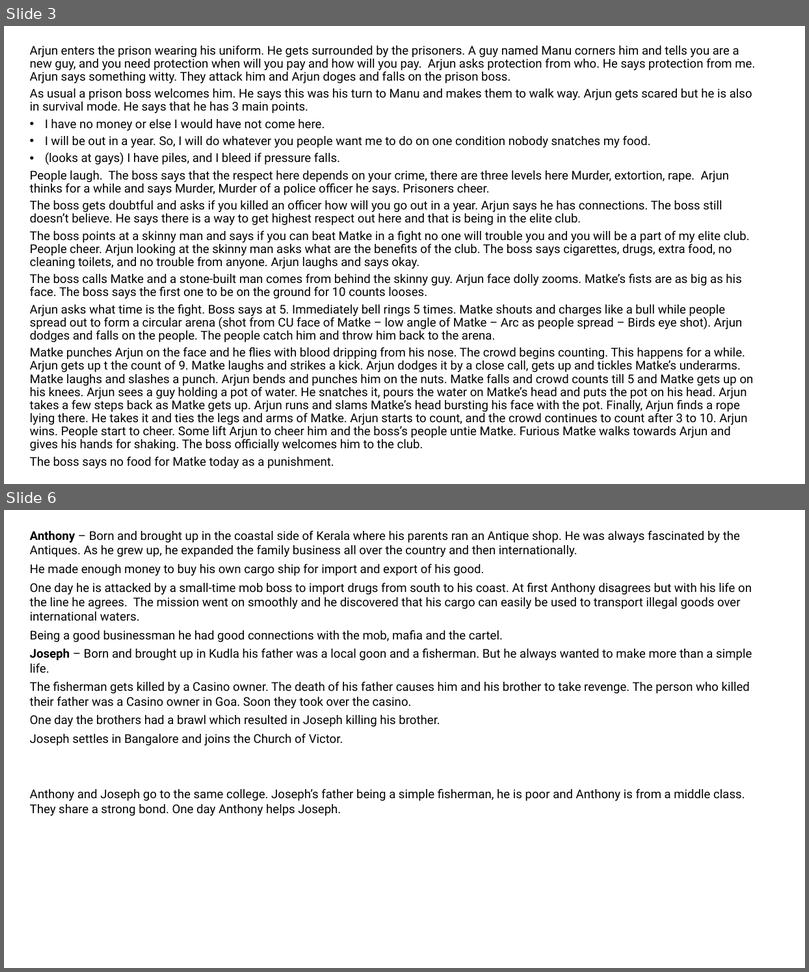
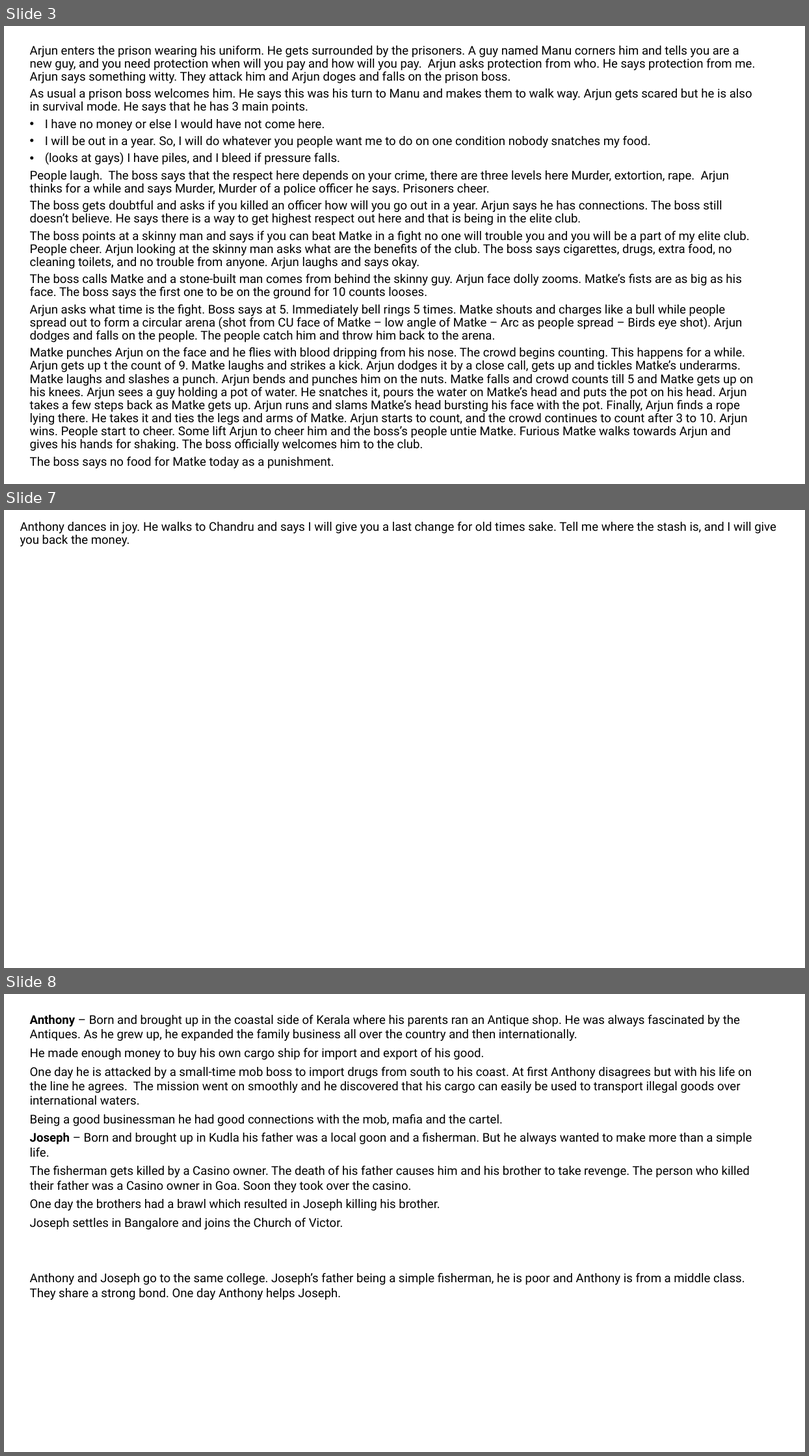
Before and after one commit to arya-prakyath/the-a-films, a slide deck: THE_A_Ideas/Innocent Gems/Innocent Gems - Flows.pptx. Shown one above the other, each under a label of ours: slides 3 and 6 before the commit, slides 3, 7 and 8 after it; the slides between them are not shown. The pictures are 809x972 and 809x1456 pixels, drawn with LibreOffice and Linux fonts; fonts in the diff are those of the drawing. Boxes give left, top, right and bottom in pixels: in the first picture for what was removed or moved away, otherwise in the second. Text is boxed around its words. In the diff, an @@ line names an element or a change of style, - is before the commit and + after.

```diff
--- a/THE_A_Ideas/Innocent Gems/Innocent Gems - Flows.pptx
+++ b/THE_A_Ideas/Innocent Gems/Innocent Gems - Flows.pptx
@@ slide 7 added at [4, 510, 805, 968], background #FFFFFF @@
@@ text added at [20, 522, 776, 546], 15 pt, text #000000 @@
+Anthony dances in joy. He walks to Chandru and says I will give you a last change for old times sake. Tell me where the stash is, and I will give you back the money.
@@ what was slide 6 is now slide 8 @@
```
Also in this commit, not shown: 2 slides changed, 2 other slides added, 1 slide removed.
